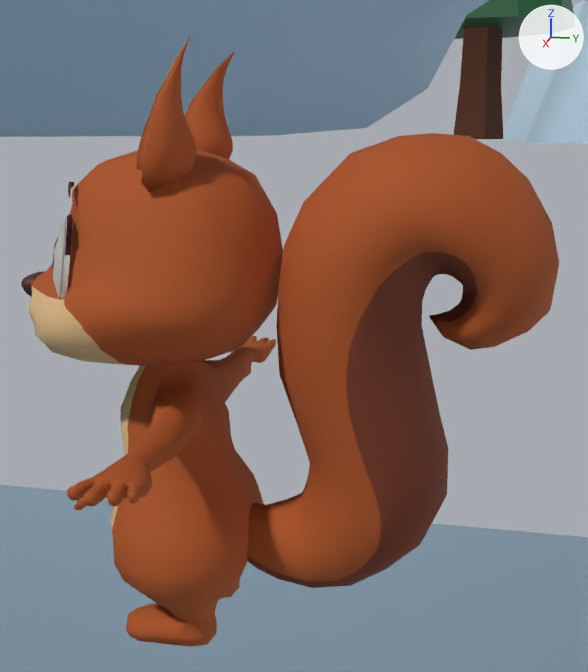
The FBX model Assets/Art/Models/Scenario/Inverno/InvernoBlocagemJV.fbx, before and after one commit.
Before and after are seen from a 50 mm lens placed at (0.91, 0.33, 0.58), pointed at (-0.01, 0.14, 0.35). The axes (+X, +Y, +Z) are drawn at upper right. The lights are the same throughout. The picture after the commit comes second. Where no turn or scale is listed for an object, it has been applied to the vertices.

The first picture shows 'Pinheiro.011', 'Plane', 'Player', 'Terreno'.
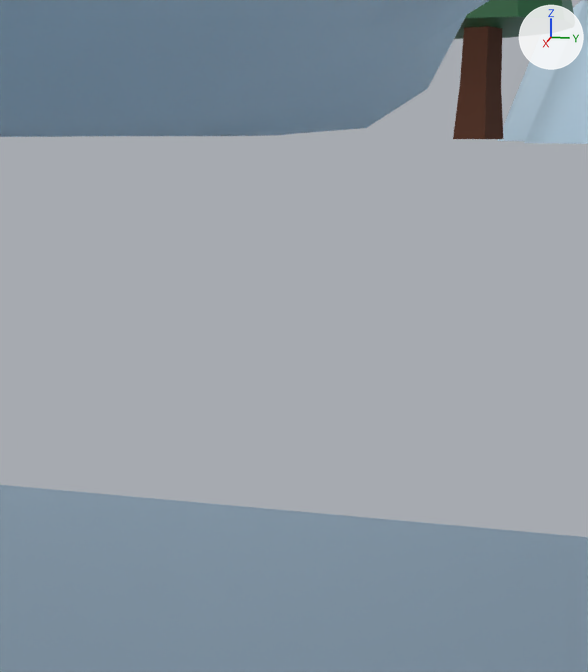
Changed parts and their boxes [x1, y1, x2, y2] in the pictures (588 x 672 px):
'Player', deleted (brown)
    before: [22, 35, 559, 647]

Diff of the bpy script that builds the scene:
```diff
--- a/Assets/Art/Models/Scenario/Inverno/InvernoBlocagemJV.fbx.py
+++ b/Assets/Art/Models/Scenario/Inverno/InvernoBlocagemJV.fbx.py
@@ ob_player @@
-ob_player = bpy.data.objects.new('Player', me_player)
-ob_player.location = (0.0, 0.0, -0.021)
```
